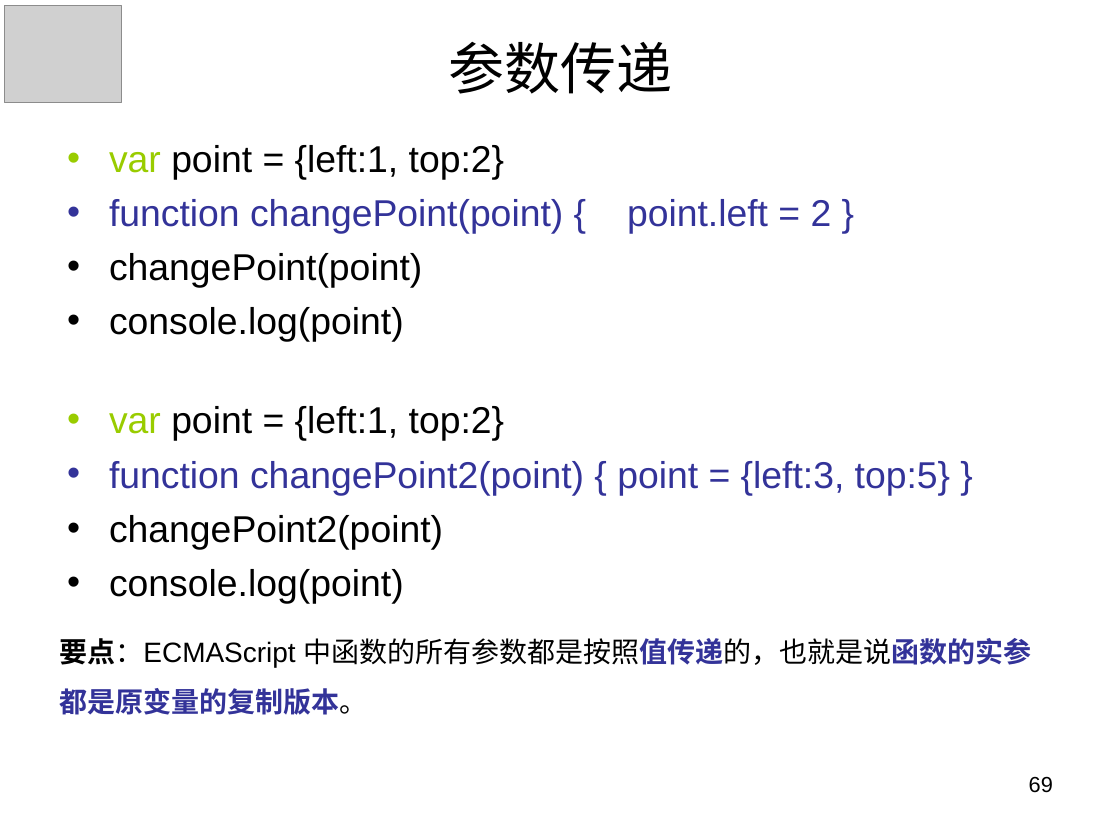
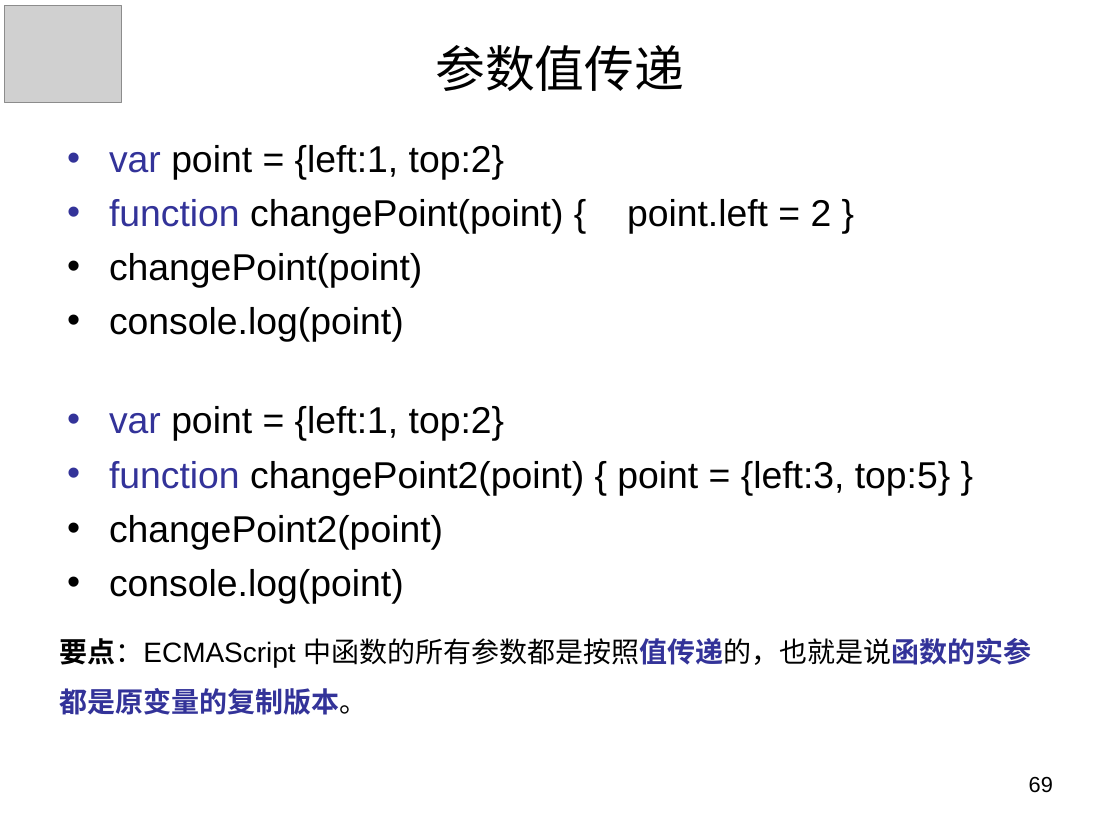
Before and after one commit to panxuepeng/javascript, a slide deck: slide 69 of ppt/1-1（第一天课程）.ppt. Drawn at 1120x840 pixels with LibreOffice and Linux fonts; fonts in the diff are those of the drawing; grey boxes stand for pictures. Boxes give left, top, right and bottom in pixels: in the first picture for what was removed or moved away, otherwise in the second. Text is boxed around its words. In the diff, an @@ line names an element or a change of style, - is before the commit and + after.

```diff
--- a/ppt/1-1（第一天课程）.ppt
+++ b/ppt/1-1（第一天课程）.ppt
@@ title at box(435, 45, 684, 91): text changed; size 36 to 32 pt @@
-参数传递
+参数值传递
@@ text at box(109, 145, 950, 495): text colour #99CC00 to #333399 in "var", "var"; text colour #333399 to #000000 in "changePoint(point) { point.left = 2 }", "changePoint2(point) { point = {left:3, top:5} }"; bullet colour #99CC00 to #333399 @@
```
Also in this commit, not shown: 7 other slides changed, 1 slide added, 2 slides removed.
